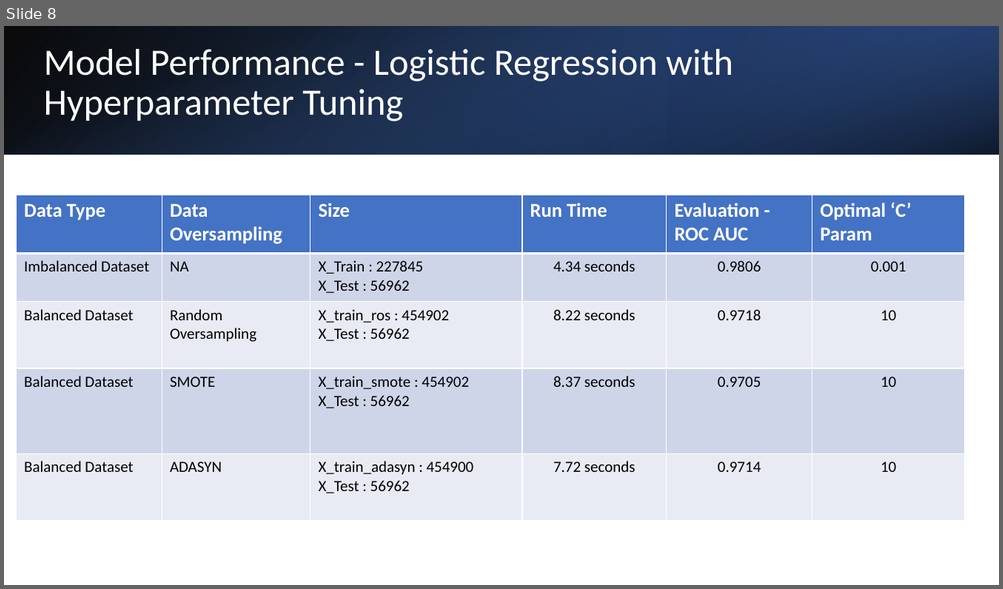
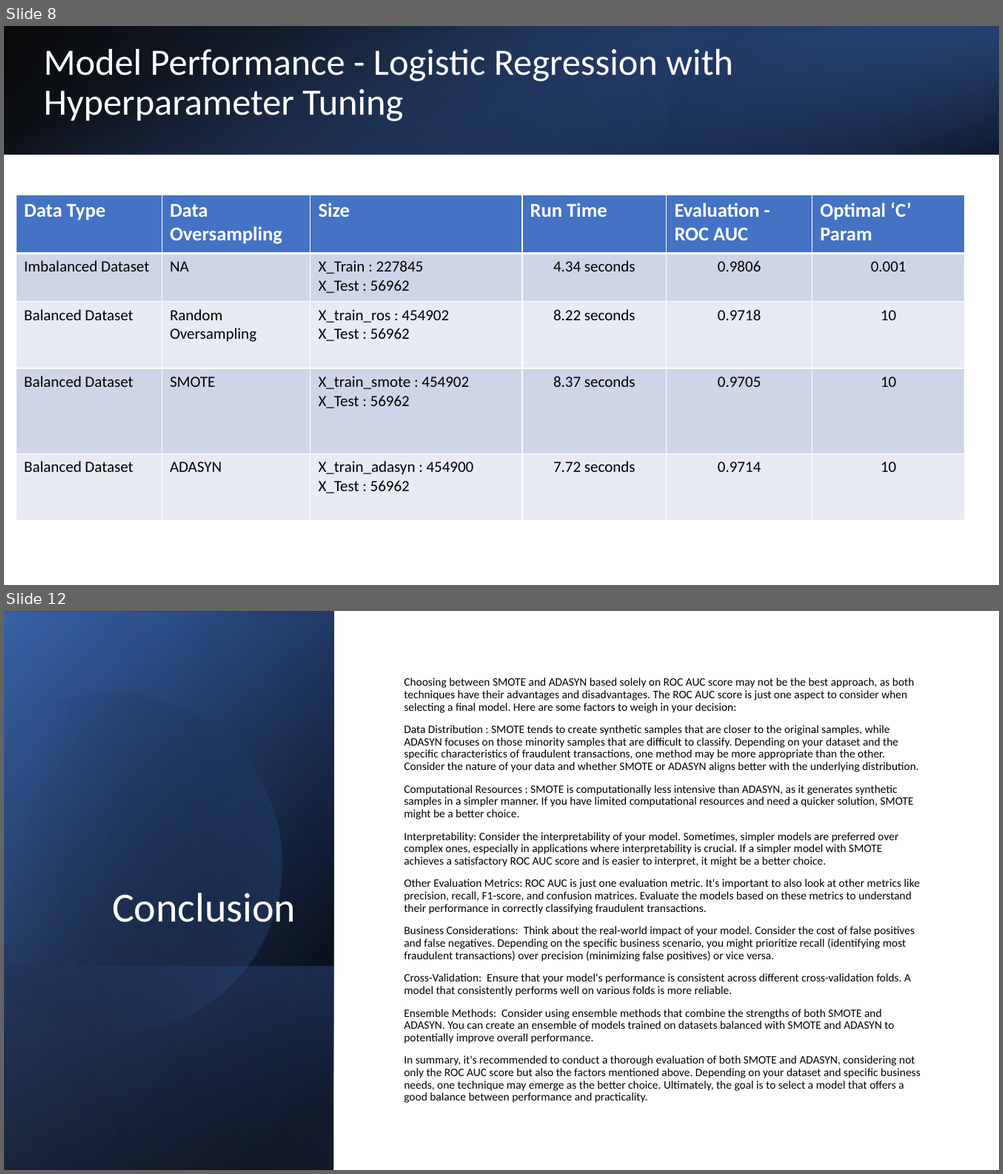
Before and after one commit to jagsrj/Credit_card_fraud_detection_ML, a slide deck: CreditCard_FraudDetection_MachingLearning.pptx. Shown one above the other, each under a label of ours: slide 8 before the commit, slides 8 and 12 after it; the slides between them are not shown. The pictures are 1003x589 and 1003x1174 pixels, drawn with LibreOffice and Linux fonts; fonts in the diff are those of the drawing. Boxes give left, top, right and bottom in pixels: in the first picture for what was removed or moved away, otherwise in the second. Text is boxed around its words. In the diff, an @@ line names an element or a change of style, - is before the commit and + after.

```diff
--- a/CreditCard_FraudDetection_MachingLearning.pptx
+++ b/CreditCard_FraudDetection_MachingLearning.pptx
@@ slide 12 added at (4, 611, 999, 1170), background #FFFFFF @@
@@ rectangle added at (4, 611, 999, 1170), fill #FFFFFF @@
@@ rectangle added at (4, 611, 334, 1170), fill gradient #000000 to #2F5597 @@
@@ rectangle added at (4, 612, 334, 1170), fill gradient #000000 to #4472C4 @@
@@ rectangle added at (4, 611, 334, 1170), fill gradient #000000 to #8FAADC @@
@@ freeform shape added at (4, 652, 323, 1068), fill gradient #000000 to #4472C4 @@
@@ text added at (404, 678, 920, 1103), 11 pt, text #000000 @@
+Choosing between SMOTE and ADASYN based solely on ROC AUC score may not be the best approach, as both techniques have their advantages and disadvantages. The ROC AUC score is just one aspect to consider when selecting a final model. Here are some factors to weigh in your decision:
+Data Distribution : SMOTE tends to create synthetic samples that are closer to the original samples, while ADASYN focuses on those minority samples that are difficult to classify. Depending on your dataset and the specific characteristics of fraudulent transactions, one method may be more appropriate than the other. Consider the nature of your data and whether SMOTE or ADASYN aligns better with the underlying distribution.
+Computational Resources : SMOTE is computationally less intensive than ADASYN, as it generates synthetic samples in a simpler manner. If you have limited computational resources and need a quicker solution, SMOTE might be a better choice.
+Interpretability: Consider the interpretability of your model. Sometimes, simpler models are preferred over complex ones, especially in applications where interpretability is crucial. If a simpler model with SMOTE achieves a satisfactory ROC AUC score and is easier to interpret, it might be a better choice.
+Other Evaluation Metrics: ROC AUC is just one evaluation metric. It's important to also look at other metrics like precision, recall, F1-score, and confusion matrices. Evaluate the models based on these metrics to understand their performance in correctly classifying fraudulent transactions.
+Business Considerations: Think about the real-world impact of your model. Consider the cost of false positives and false negatives. Depending on the specific business scenario, you might prioritize recall (identifying most fraudulent transactions) over precision (minimizing false positives) or vice versa.
+Cross-Validation: Ensure that your model's performance is consistent across different cross-validation folds. A model that consistently performs well on various folds is more reliable.
+Ensemble Methods: Consider using ensemble methods that combine the strengths of both SMOTE and ADASYN. You can create an ensemble of models trained on datasets balanced with SMOTE and ADASYN to potentially improve overall performance.
+In summary, it's recommended to conduct a thorough evaluation of both SMOTE and ADASYN, considering not only the ROC AUC score but also the factors mentioned above. Depending on your dataset and specific business needs, one technique may emerge as the better choice. Ultimately, the goal is to select a model that offers a good balance between performance and practicality.
@@ title added at (112, 893, 296, 923), 40 pt, text #FFFFFF @@
+Conclusion
@@ rectangle added at (4, 966, 334, 1170), fill gradient #4472C4 to #000000 @@
```
Also in this commit, not shown: 7 slides changed, 2 other slides added, 1 slide removed.
